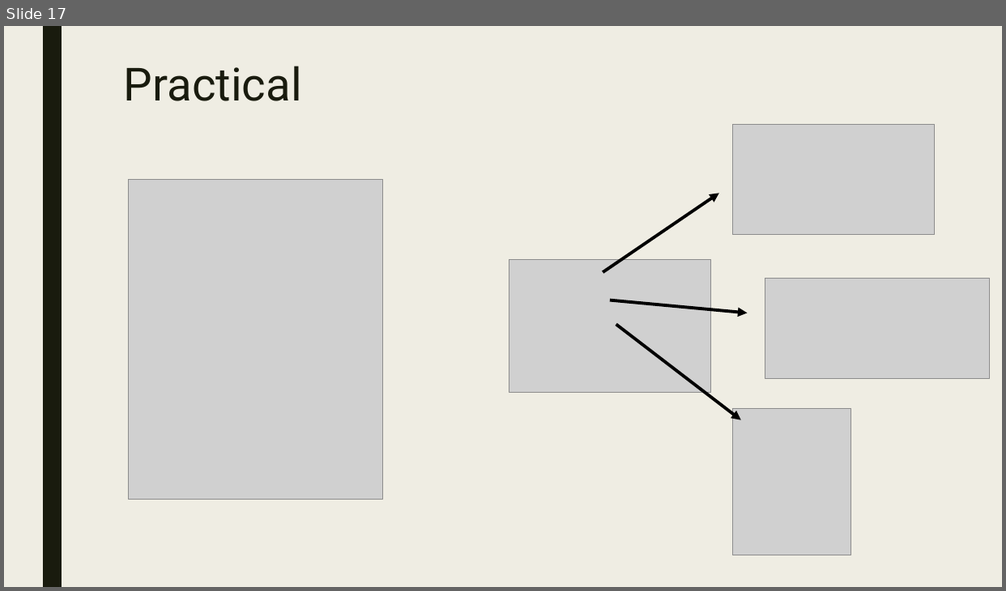
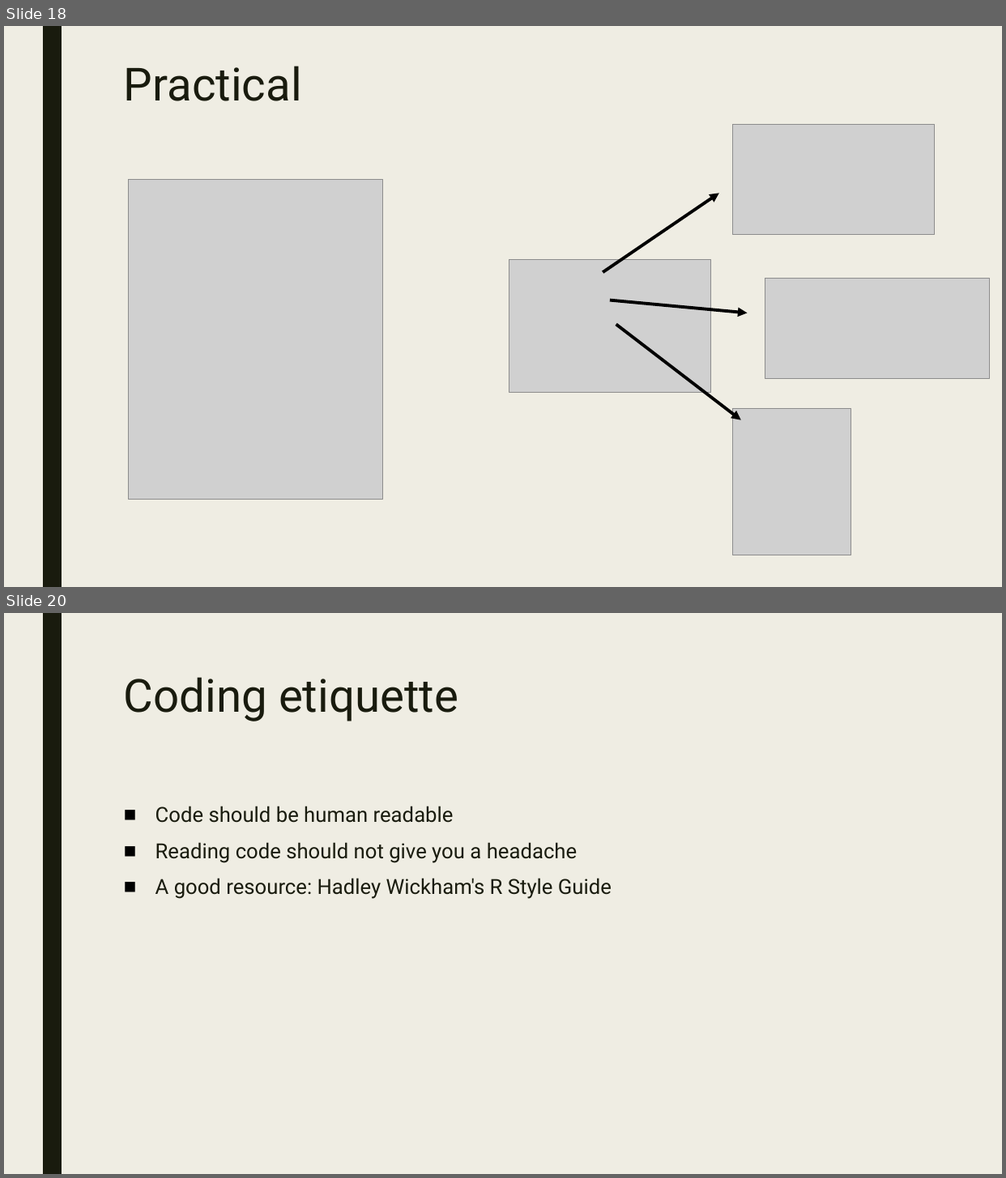
Before and after one commit to AugustT/reproducibility_masterclass, a slide deck: A Masterclass in Reproducibility.odp. Shown one above the other, each under a label of ours: slide 17 before the commit, slides 18 and 20 after it; the slides between them are not shown. The pictures are 1006x591 and 1006x1178 pixels, drawn with LibreOffice and Linux fonts; fonts in the diff are those of the drawing; grey boxes stand for pictures. Boxes give left, top, right and bottom in pixels: in the first picture for what was removed or moved away, otherwise in the second. Text is boxed around its words. In the diff, an @@ line names an element or a change of style, - is before the commit and + after.

Commit message:
Update presentation Add coding etiquette practical

```diff
--- a/A Masterclass in Reproducibility.odp
+++ b/A Masterclass in Reproducibility.odp
@@ slide 20 added at [4,613,1002,1174], background #EFEDE3; not listed: 1 template element that a slide beside it also shows @@
@@ title added at [124,677,458,722], 44 pt, text #191B0E @@
+Coding etiquette
@@ text added at [155,806,612,899], 20 pt, text #191B0E @@
+■ Code should be human readable
+■ Reading code should not give you a headache
+■ A good resource: Hadley Wickham's R Style Guide
@@ what was slide 17 is now slide 18 @@
```
Also in this commit, not shown: 1 slide changed, 10 other slides added, 4 other files.
